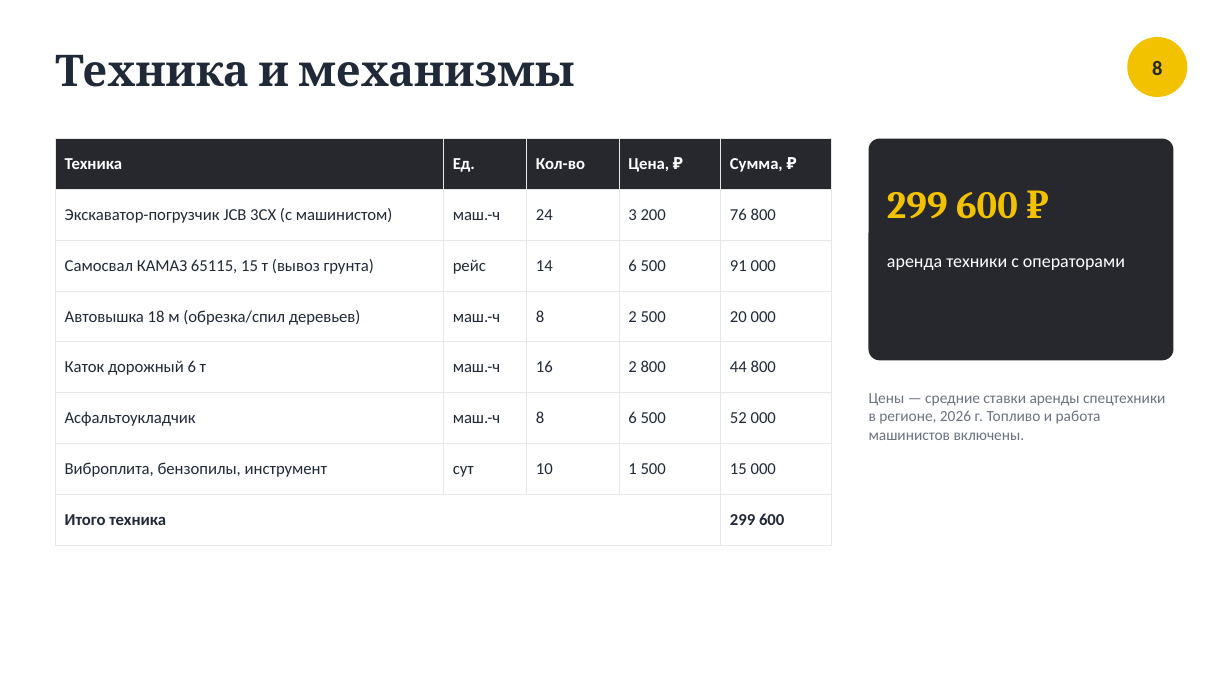
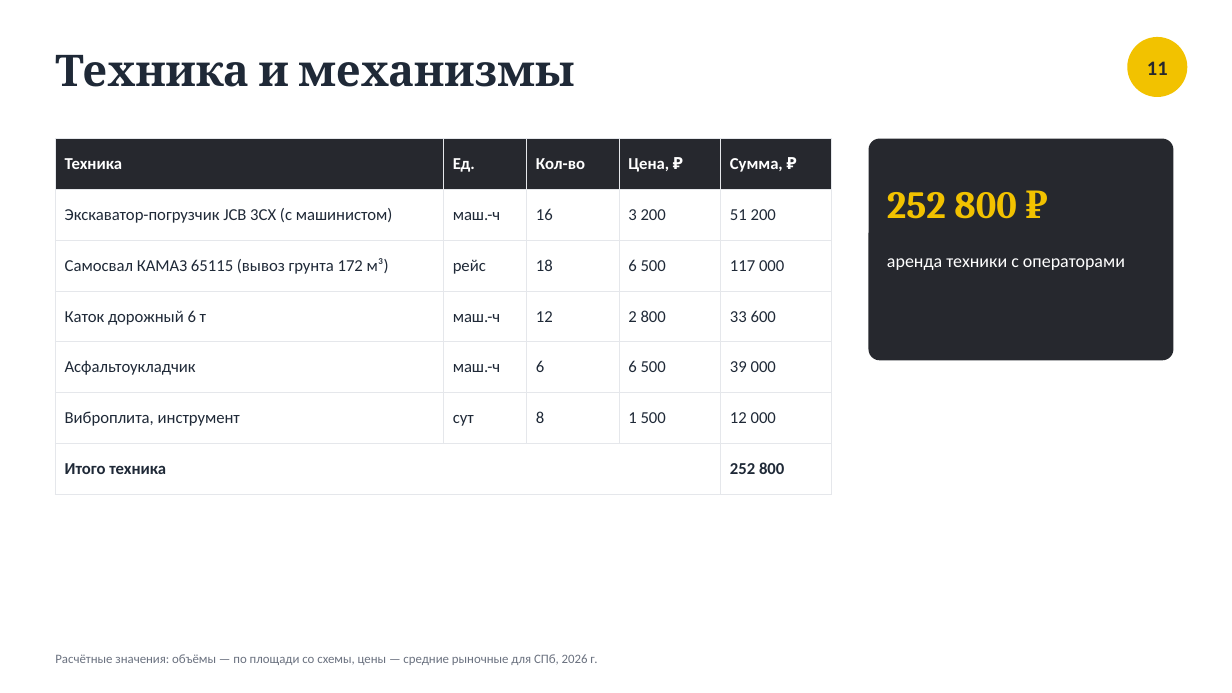
Before and after one commit to shortisshow-prog/mirigrushek, a slide deck: slide 11 of parking/Парковка_Нахимова_20.pptx (slide 8 before the commit). Drawn at 1232x693 pixels with LibreOffice and Linux fonts; fonts in the diff are those of the drawing. Boxes give left, top, right and bottom in pixels: in the first picture for what was removed or moved away, otherwise in the second. Text is boxed around its words. In the diff, an @@ line names an element or a change of style, - is before the commit and + after.

```diff
--- a/parking/Парковка_Нахимова_20.pptx
+++ b/parking/Парковка_Нахимова_20.pptx
@@ text at (1147, 61, 1168, 75): text changed @@
-8
+11
@@ table at (55, 139, 832, 478) @@
-row 2: Экскаватор-погрузчик JCB 3CX (с машинистом) | маш.-ч | 24 | 3 200 | 76 800
-row 3: Самосвал КАМАЗ 65115, 15 т (вывоз грунта) | рейс | 14 | 6 500 | 91 000
-row 4: Автовышка 18 м (обрезка/спил деревьев) | маш.-ч | 8 | 2 500 | 20 000
-row 5: Каток дорожный 6 т | маш.-ч | 16 | 2 800 | 44 800
-row 6: Асфальтоукладчик | маш.-ч | 8 | 6 500 | 52 000
-row 7: Виброплита, бензопилы, инструмент | сут | 10 | 1 500 | 15 000
-row 8: Итого техника |  |  |  | 299 600
+row 2: Экскаватор-погрузчик JCB 3CX (с машинистом) | маш.-ч | 16 | 3 200 | 51 200
+row 3: Самосвал КАМАЗ 65115 (вывоз грунта 172 м³) | рейс | 18 | 6 500 | 117 000
+row 4: Каток дорожный 6 т | маш.-ч | 12 | 2 800 | 33 600
+row 5: Асфальтоукладчик | маш.-ч | 6 | 6 500 | 39 000
+row 6: Виброплита, инструмент | сут | 8 | 1 500 | 12 000
+row 7: Итого техника |  |  |  | 252 800
@@ text at (887, 192, 1016, 219): text changed @@
-299 600 ₽
+252 800 ₽
@@ text at (55, 654, 597, 665): text changed; size 12 to 10 pt @@
-Цены — средние ставки аренды спецтехники в регионе, 2026 г. Топливо и работа машинистов включены.
+Расчётные значения: объёмы — по площади со схемы, цены — средние рыночные для СПб, 2026 г.
@@ text "Расчётные значения: объёмы — по ..." at (55, 654, 597, 665): vertical alignment top to middle @@
```
Also in this commit, not shown: 7 other slides changed, 7 slides added, 4 slides removed, 13 other files.
